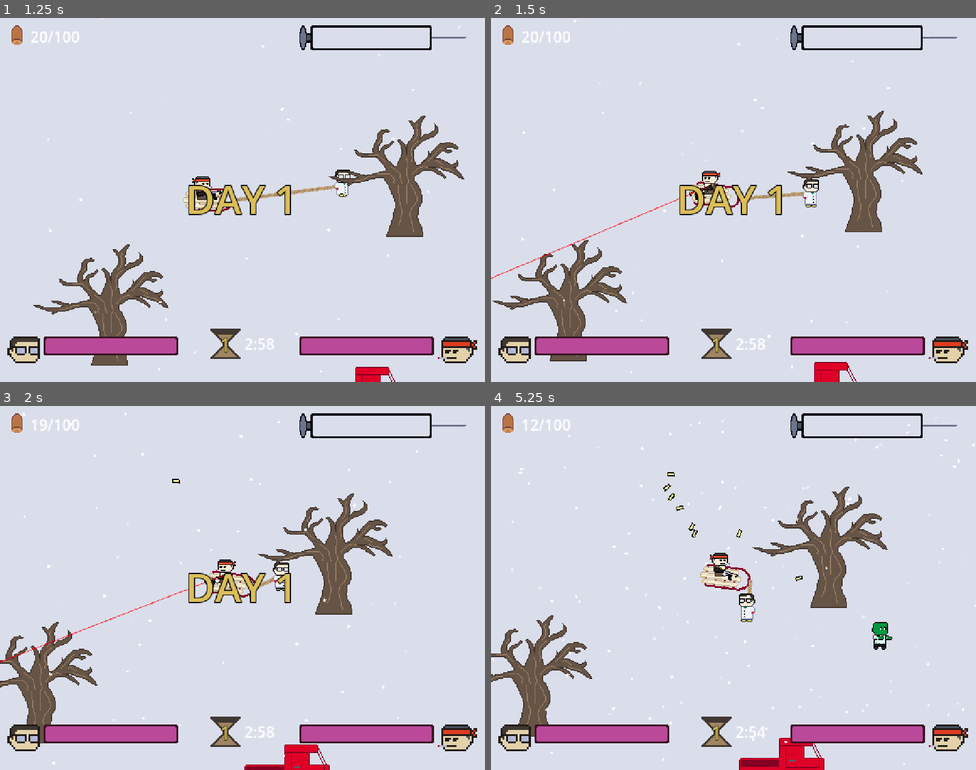
Above: before the commit, frames 1-4 (two rows, left to right).
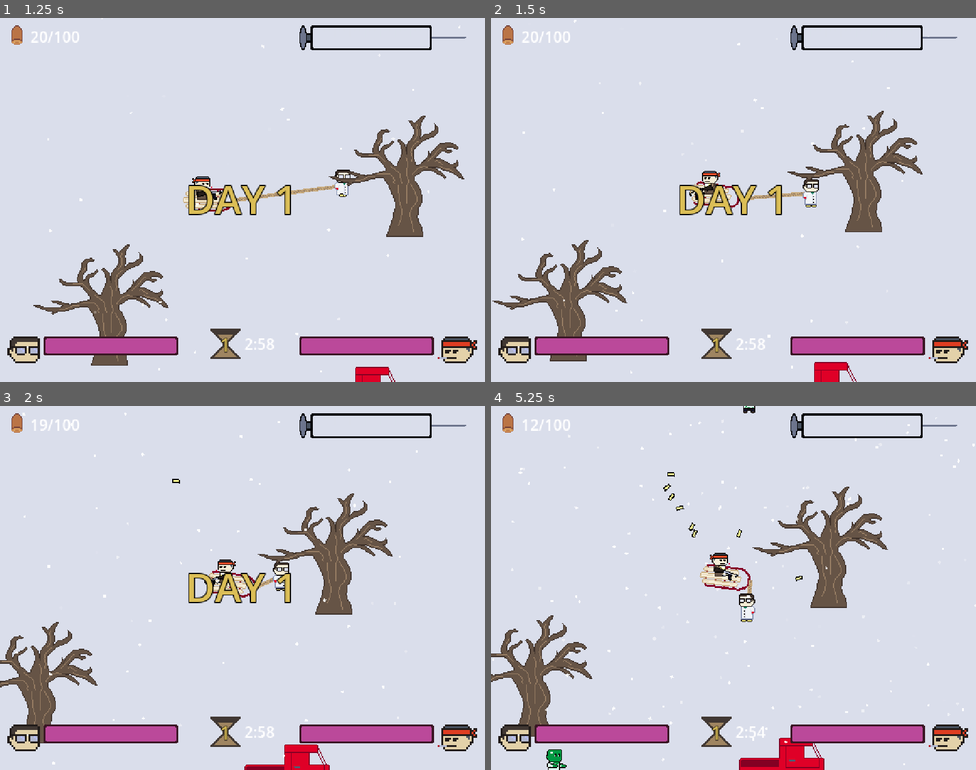
Above: after the commit, the same moments.

Repository: delano-vevo/antigenic-shift
Game: Godot game, scene res://Main.tscn
The game is run twice, just before and just after one commit, with the same random seed, the same clock (stepped at 60 frames per second) and the same inputs.
Inputs (mouse positions are in pixels of both pictures, inside the frame that each line leads up to):
- Up to frame 1 (1.25 s): tap Enter at 0.5 s; move the mouse to (349, 181) at 0.52 s; press the mouse at (349, 181) at 0.53 s; hold D (move_right) from 0.53 s (still down)
- Up to frame 2 (1.5 s): move the mouse to (636, 218) at 1.27 s; release D (move_right) at 1.28 s; release the mouse at (636, 218) at 1.28 s; hold S (move_down) from 1.28 s (still down); tap Space (shift_player) at 1.35 s
- Up to frame 3 (2 s): keep holding S (move_down); click (145, 606) at 1.55 s
- Up to frame 4 (5.25 s): move the mouse to (782, 507) at 2.02 s; release S (move_down) at 2.03 s; press the mouse at (782, 507) at 2.03 s; hold D (move_right) 2.03-2.78 s; move the mouse to (709, 660) at 2.77 s; release the mouse at (709, 660) at 2.78 s; hold W (move_up) 2.78-3.53 s; click (709, 660) at 2.85 s; move the mouse to (879, 642) at 3.52 s; press the mouse at (879, 642) at 3.53 s; hold A (move_left) 3.53-5.03 s; tap Space (shift_player) at 3.6 s; tap U (debug_1) at 4.15 s; move the mouse to (588, 533) at 4.27 s; release the mouse at (588, 533) at 4.28 s; click (588, 533) at 4.35 s; tap R (reload) at 4.9 s; move the mouse to (757, 588) at 5.02 s; press the mouse at (757, 588) at 5.03 s; hold S (move_down) from 5.03 s (still down)

Frame 1 is identical in both runs. In frame 2, 0.1% of the frame differs, in the area x 0-45%, y 46-72%; in frame 3, 0.1%; in frame 4, 0.4%, in the area x 11-83%, y 0-100%.
Error after the commit: Invalid call to function 'spawn_zombie' in base 'Node2D (zombie_spawner.gd)'. Expected 1 argument(s). (res://main.gd:50)

Commit message:
Implemented a janky ass spawner, will need work but for now it's doing the trick

Diff:
--- a/Entities/Player/Gunner/StateMachine/gunner_state_active.gd
+++ b/Entities/Player/Gunner/StateMachine/gunner_state_active.gd
@@ -4,7 +4,7 @@
 @export var reload_state: State
 
 func state_entered(parent: Entity) -> void:
-	parent.laser_line.visible = true
+	pass#parent.laser_line.visible = true
 
 func physics_process(delta: float, parent: Entity) -> State:
 	# Aim the gun with the mouse pointer
--- a/Entities/Player/Gunner/gunner.gd
+++ b/Entities/Player/Gunner/gunner.gd
@@ -44,7 +44,7 @@
 		this_shot.shoot(shoot_ray.duplicate(), shot_spread)
 		# Do the VFX
 		# Muzzle flash
-		muzzle_flash.frame = randi_range(0,muzzle_flash.hframes*muzzle_flash.vframes)
+		muzzle_flash.frame = randi_range(0,(muzzle_flash.hframes*muzzle_flash.vframes)-1)
 		muzzle_flash.visible = true
 		flash_timer.start()
 		# Bullet shell
--- /dev/null
+++ b/GameLogic/ZombieSpawnTimer.tscn
@@ -0,0 +1,9 @@
+[gd_scene format=3 uid="uid://k6vagyl5lmjf"]
+
+[ext_resource type="Script" uid="uid://bpumfigo3dpkx" path="res://GameLogic/zombie_spawn_timer.gd" id="1_mnnbv"]
+
+[node name="ZombieSpawnTimer" type="Timer" unique_id=2137874036]
+wait_time = 30.0
+script = ExtResource("1_mnnbv")
+
+[connection signal="timeout" from="." to="." method="_on_timeout"]
--- /dev/null
+++ b/GameLogic/ZombieSpawner.tscn
@@ -0,0 +1,30 @@
+[gd_scene format=3 uid="uid://d04iny2717r0y"]
+
+[ext_resource type="Script" uid="uid://bkkyd7v8lsegy" path="res://GameLogic/zombie_spawner.gd" id="1_0di6q"]
+[ext_resource type="PackedScene" uid="uid://ps8vlpkd231c" path="res://Entities/Enemies/ViralStrains/ViralStrain1.tscn" id="2_gndbw"]
+[ext_resource type="PackedScene" uid="uid://k6vagyl5lmjf" path="res://GameLogic/ZombieSpawnTimer.tscn" id="3_ogt6e"]
+
+[sub_resource type="CapsuleShape2D" id="CapsuleShape2D_ogt6e"]
+radius = 16.0
+height = 48.0
+
+[node name="ZombieSpawner" type="Node2D" unique_id=1447968247 node_paths=PackedStringArray("viral_strains", "spawn_checker")]
+script = ExtResource("1_0di6q")
+viral_strains = [NodePath("ViralStrain1")]
+spawn_checker = NodePath("ValidSpawnChecker")
+
+[node name="ViralStrain1" parent="." unique_id=1554667474 instance=ExtResource("2_gndbw")]
+
+[node name="ZombieSpawnTimer" parent="." unique_id=2137874036 node_paths=PackedStringArray("strain") instance=ExtResource("3_ogt6e")]
+wait_time = 5.0
+autostart = true
+strain = NodePath("../ViralStrain1")
+spawn_batch_size = 2
+
+[node name="ValidSpawnChecker" type="Area2D" parent="." unique_id=1667163827]
+collision_mask = 2
+
+[node name="CollisionShape2D" type="CollisionShape2D" parent="ValidSpawnChecker" unique_id=380592559]
+shape = SubResource("CapsuleShape2D_ogt6e")
+
+[connection signal="spawn_zombie" from="ZombieSpawnTimer" to="." method="_on_zombie_spawn_timer_spawn_zombie"]
--- /dev/null
+++ b/GameLogic/zombie_spawn_timer.gd
@@ -0,0 +1,15 @@
+extends Timer
+## Extend a basic Timer node to contain a pointer to a ViralStrain
+## and append this information to a custom signal to be used in ZombieSpawner
+## I hope you like spaghetti!
+
+## Signals
+signal spawn_zombie(viral_strain: ViralStrain, amount: int)
+
+## Gameplay variables
+@export var strain: ViralStrain ## The Strain this timer is linked to; exposed to the editor for testing
+@export var spawn_batch_size: int ## The amount of zombies to spawn at once when the timer fires
+
+## Propagate timeout signal into a custom spawn_zombie signal
+func _on_timeout() -> void:
+	spawn_zombie.emit(strain, spawn_batch_size)
--- /dev/null
+++ b/GameLogic/zombie_spawner.gd
@@ -0,0 +1,51 @@
+extends Node2D
+## Implements the logic for spawning zombies during the daytime portion of gameplay
+
+## Signals
+signal zombie_spawned(zombie: Enemy)
+
+## Resource loads
+@onready var viral_strain_tscn = preload("res://Entities/Enemies/ViralStrains/viral_strain.gd")
+@onready var spawn_timer_tscn = preload("res://GameLogic/ZombieSpawnTimer.tscn")
+
+## Editor variables
+## The ViralStrain nodes responsible for the various strains that will spawn zombies;
+## exposed to the editor so that some number of starting strains can be hard-coded
+@export var viral_strains: Array[ViralStrain]
+@export var spawn_checker: Area2D ## An Area2D that can be used to check the validity of a given spawn position by checking overlapping bodies
+
+## Spawns a zombie from a provided ViralStrain
+## Returns a reference to the spawned zombie
+func spawn_zombie(viral_strain: ViralStrain) -> Enemy:
+	var new_zombie = viral_strain.spawn_zombie()
+	zombie_spawned.emit(new_zombie)
+	return new_zombie
+
+## Spawns a zombie from a specific ViralStrain at a provided index
+## Default - will just spawn using the first Strain in the array
+## Useful for spawning from a randomized strain
+## Returns a reference to the spawned zombie
+func spawn_zombie_index(strain_idx: int = 0) -> Enemy:
+	var new_zombie = viral_strains[strain_idx].spawn_zombie()
+	zombie_spawned.emit(new_zombie)
+	return new_zombie
+
+## Combines two ViralStrains into a novel strain
+@warning_ignore("unused_parameter")
+func combine_strains(strain_a: ViralStrain, strain_b: ViralStrain) -> ViralStrain:
+	var strain = viral_strain_tscn.new()
+	add_child(strain)
+	return null
+
+## Adds a new ViralStrain into the manager
+func add_new_strain(viral_strain: ViralStrain) -> void:
+	viral_strains.append(viral_strain)
+	var new_timer: Timer = spawn_timer_tscn.instantiate()
+	new_timer.strain = viral_strain
+	add_child(new_timer)
+
+## Handles a spawn signal from a ZombieSpawnTimer node
+func _on_zombie_spawn_timer_spawn_zombie(viral_strain: ViralStrain, amount: int) -> void:
+	for i in range(amount):
+		var new_zombie = spawn_zombie(viral_strain)
+		zombie_spawned.emit(new_zombie)
--- a/Main.tscn
+++ b/Main.tscn
@@ -7,10 +7,10 @@
 [ext_resource type="PackedScene" uid="uid://sellsa1gwmv2" path="res://Entities/Player/Gunner/Gunner.tscn" id="5_fos0i"]
 [ext_resource type="PackedScene" uid="uid://cepa6r8alwr13" path="res://GUI/Gameplay/GameplayGUI.tscn" id="7_lgr22"]
 [ext_resource type="PackedScene" uid="uid://prhhivb3hdu0" path="res://Environment/SpookyTree/SpookyTree.tscn" id="8_03owx"]
-[ext_resource type="PackedScene" uid="uid://ps8vlpkd231c" path="res://Entities/Enemies/ViralStrains/ViralStrain1.tscn" id="8_trn2v"]
 [ext_resource type="PackedScene" uid="uid://dsfl2uebirp3w" path="res://Environment/Truck/Truck.tscn" id="9_03owx"]
 [ext_resource type="PackedScene" uid="uid://cidvq128oguok" path="res://GameLogic/DayNightController.tscn" id="10_wkp8b"]
 [ext_resource type="PackedScene" uid="uid://d1o1shsojx1q8" path="res://Environment/Buildings/Bunker.tscn" id="11_20pc6"]
+[ext_resource type="PackedScene" uid="uid://d04iny2717r0y" path="res://GameLogic/ZombieSpawner.tscn" id="12_5vvyt"]
 
 [sub_resource type="Environment" id="Environment_c55ln"]
 background_mode = 3
@@ -45,7 +45,7 @@
 scale_max = 3.0
 color_ramp = SubResource("GradientTexture1D_lgr22")
 
-[node name="Main" type="Node2D" unique_id=835620412 node_paths=PackedStringArray("player_controller", "gui_layer", "gameplay_gui", "snow_particles", "game_camera", "day_night_controller", "environment", "bunker", "viral_strains")]
+[node name="Main" type="Node2D" unique_id=835620412 node_paths=PackedStringArray("player_controller", "gui_layer", "gameplay_gui", "snow_particles", "game_camera", "day_night_controller", "environment", "bunker", "zombie_spawner", "viral_strains")]
 process_mode = 3
 y_sort_enabled = true
 script = ExtResource("1_glv2v")
@@ -57,7 +57,8 @@
 day_night_controller = NodePath("DayNightController")
 environment = NodePath("Environment")
 bunker = NodePath("Environment/Bunker")
-viral_strains = [NodePath("ViralStrains/ViralStrain1")]
+zombie_spawner = NodePath("ZombieSpawner")
+viral_strains = [null]
 
 [node name="WorldEnvironment" type="WorldEnvironment" parent="." unique_id=149940273]
 environment = SubResource("Environment_c55ln")
@@ -84,13 +85,74 @@
 lifetime = 5.0
 process_material = SubResource("ParticleProcessMaterial_lgr22")
 
+[node name="SpawnPositions" type="Node2D" parent="Camera2D" unique_id=618098899]
+
+[node name="SpawnPosition" type="Node2D" parent="Camera2D/SpawnPositions" unique_id=1133343540]
+position = Vector2(512, 0)
+
+[node name="SpawnPosition2" type="Node2D" parent="Camera2D/SpawnPositions" unique_id=267277062]
+position = Vector2(512, -64)
+
+[node name="SpawnPosition3" type="Node2D" parent="Camera2D/SpawnPositions" unique_id=1023984615]
+position = Vector2(512, -168)
+
+[node name="SpawnPosition4" type="Node2D" parent="Camera2D/SpawnPositions" unique_id=43504409]
+position = Vector2(512, -304)
+
+[node name="SpawnPosition5" type="Node2D" parent="Camera2D/SpawnPositions" unique_id=1031200647]
+position = Vector2(368, -384)
+
+[node name="SpawnPosition6" type="Node2D" parent="Camera2D/SpawnPositions" unique_id=942835327]
+position = Vector2(160, -384)
+
+[node name="SpawnPosition7" type="Node2D" parent="Camera2D/SpawnPositions" unique_id=433988904]
+position = Vector2(0, -384)
+
+[node name="SpawnPosition8" type="Node2D" parent="Camera2D/SpawnPositions" unique_id=766178292]
+position = Vector2(-216, -384)
+
+[node name="SpawnPosition9" type="Node2D" parent="Camera2D/SpawnPositions" unique_id=525928711]
+position = Vector2(-392, -384)
+
+[node name="SpawnPosition10" type="Node2D" parent="Camera2D/SpawnPositions" unique_id=1321116531]
+position = Vector2(-512, -312)
+
+[node name="SpawnPosition11" type="Node2D" parent="Camera2D/SpawnPositions" unique_id=2065179334]
+position = Vector2(-512, -144)
+
+[node name="SpawnPosition12" type="Node2D" parent="Camera2D/SpawnPositions" unique_id=1743252479]
+position = Vector2(-512, -48)
+
+[node name="SpawnPosition13" type="Node2D" parent="Camera2D/SpawnPositions" unique_id=97841435]
+position = Vector2(-512, 88)
+
+[node name="SpawnPosition14" type="Node2D" parent="Camera2D/SpawnPositions" unique_id=228910964]
+position = Vector2(-512, 232)
+
+[node name="SpawnPosition15" type="Node2D" parent="Camera2D/SpawnPositions" unique_id=2050837275]
+position = Vector2(-512, 336)
+
+[node name="SpawnPosition16" type="Node2D" parent="Camera2D/SpawnPositions" unique_id=1278126597]
+position = Vector2(-440, 384)
+
+[node name="SpawnPosition17" type="Node2D" parent="Camera2D/SpawnPositions" unique_id=1040085175]
+position = Vector2(-232, 384)
+
+[node name="SpawnPosition18" type="Node2D" parent="Camera2D/SpawnPositions" unique_id=319589506]
+position = Vector2(-48, 384)
+
+[node name="SpawnPosition19" type="Node2D" parent="Camera2D/SpawnPositions" unique_id=885448066]
+position = Vector2(104, 384)
+
+[node name="SpawnPosition20" type="Node2D" parent="Camera2D/SpawnPositions" unique_id=1198570973]
+position = Vector2(220, 384)
+
+[node name="SpawnPosition21" type="Node2D" parent="Camera2D/SpawnPositions" unique_id=1907033895]
+position = Vector2(380, 384)
+
 [node name="GUILayer" type="CanvasLayer" parent="." unique_id=359143252]
 
 [node name="GameplayGUI" parent="GUILayer" unique_id=1919894194 instance=ExtResource("7_lgr22")]
-
-[node name="ViralStrains" type="Node2D" parent="." unique_id=86944236]
-
-[node name="ViralStrain1" parent="ViralStrains" unique_id=1554667474 instance=ExtResource("8_trn2v")]
 
 [node name="Environment" type="Node2D" parent="." unique_id=1609840670]
 process_mode = 1
@@ -117,6 +179,8 @@
 [node name="Bunker" parent="Environment" unique_id=1987288439 instance=ExtResource("11_20pc6")]
 position = Vector2(280, -56)
 
+[node name="ZombieSpawner" parent="." unique_id=1447968247 instance=ExtResource("12_5vvyt")]
+
 [connection signal="countdown_begin" from="DayNightController" to="." method="_on_day_night_controller_countdown_begin"]
 [connection signal="game_over" from="DayNightController" to="." method="_on_game_over"]
 [connection signal="game_over" from="Environment/Scientist" to="." method="_on_game_over"]
@@ -126,3 +190,4 @@
 [connection signal="game_over" from="Environment/Sled/Gunner" to="." method="_on_game_over"]
 [connection signal="hp_get" from="Environment/Sled/Gunner" to="." method="_on_player_hp_get"]
 [connection signal="xp_get" from="Environment/Sled/Gunner" to="." method="_on_player_xp_get"]
+[connection signal="zombie_spawned" from="ZombieSpawner" to="." method="_on_zombie_spawner_zombie_spawned"]
--- a/main.gd
+++ b/main.gd
@@ -2,7 +2,6 @@
 ## The main game controller, responsible for the synthesis and handling of the game systems
 
 ## Resource loads
-@onready var viral_strain = preload("res://Entities/Enemies/ViralStrains/viral_strain.gd")
 @onready var day_end_gui_tscn: PackedScene = preload("res://GUI/DayEnd/DayEndGUI.tscn")
 @onready var game_over_gui_tscn: PackedScene = preload("res://GUI/GameOver/GameOverGUI.tscn")
 
@@ -15,6 +14,7 @@
 @export var day_night_controller: Node2D ## The controller for the day/night cycle
 @export var environment: Node2D ## The Node that contains all of the environment objects in the main game loop (incl. the players)
 @export var bunker: EnvironmentObject ## The Bunker the player returns to at the end of the day
+@export var zombie_spawner: Node2D ## The Node responsible for handling zombie spawning logic
 
 ## Gameplay variables
 @export var viral_strains: Array[ViralStrain]
@@ -39,7 +39,7 @@
 	start_next_day()
 
 ## Game loop
-func _process(delta: float) -> void:
+func _process(_delta: float) -> void:
 	# Invoke the camera controller
 	camera_control()
 	# Update the countdown timer
@@ -47,7 +47,8 @@
 	# Parse debug inputs
 	# Spawn zombies at the mouse cursor for testing
 	if (Input.is_action_just_pressed("debug_1")):
-		var nz = spawn_zombie()
+		var nz = zombie_spawner.spawn_zombie()
+		environment.add_child(nz)
 		nz.global_position = get_global_mouse_position()
 	# Add some XP to the player for testing
 	if (Input.is_action_just_pressed("debug_2")):
@@ -177,19 +178,6 @@
 	gameplay_gui.ammo_counter.set_ammo_clip(player_controller.gunner.clip_current)
 	gameplay_gui.ammo_counter.set_ammo_total(player_controller.gunner.bullets)
 
-## Spawns a zombie from a specific ViralStrain at a provided index
-## Default - will just spawn using the first Strain in the array
-func spawn_zombie(strain_idx: int = 0) -> Enemy:
-	var new_zombie = viral_strains[strain_idx].spawn_zombie()
-	environment.add_child(new_zombie) # Add to environment layer for YSort
-	return new_zombie
-
-## Combines two ViralStrains into a novel strain
-func combine_strains(strain_a: ViralStrain, strain_b: ViralStrain) -> ViralStrain:
-	var strain = viral_strain.new()
-	add_child(strain)
-	return null
-
 ## Update the ammo counter GUI on ammo_changed signal from the Gunner player character
 func _on_gunner_ammo_changed() -> void:
 	update_ammo_counter()
@@ -219,3 +207,47 @@
 ## Start the countdown in the GUI when signaled from the day/night controller
 func _on_day_night_controller_countdown_begin() -> void:
 	gameplay_gui.start_countdown(day_night_controller.day_countdown_timer)
+
+## Grab a new zombie from a zombie_spawner signal and add it to the game
+## Zombies will be spawned just outside the bounds of the game camera to keep the player surrounded
+func _on_zombie_spawner_zombie_spawned(zombie: Enemy) -> void:
+	print("Spawning a zombie!")
+	var viewport_rect = get_viewport().get_visible_rect().size
+	var valid_spawn: bool = false
+	var spawn_pos: Vector2
+	var num_attempts: int = 0
+	# Nest this in a while loop to retry randomizing position if an invalid spawn
+	# (e.g. trying to spawn a zombie inside of a wall) is detected
+	while (!valid_spawn):
+		var which_dir: int = randi_range(0, 3)
+		match which_dir:
+			# TODO: account for camera offset here!!!
+			0: # Right
+				var spawn_x = game_camera.global_position.x + (viewport_rect.x/2)
+				var spawn_y = game_camera.global_position.y + randf_range(-viewport_rect.y/2, viewport_rect.y/2)
+				spawn_pos = Vector2(spawn_x, spawn_y)
+			1: # Left
+				var spawn_x = game_camera.global_position.x - (viewport_rect.x/2)
+				var spawn_y = game_camera.global_position.y + randf_range(-viewport_rect.y/2, viewport_rect.y/2)
+				spawn_pos = Vector2(spawn_x, spawn_y)
+			2: # Up
+				var spawn_x = game_camera.global_position.x + randf_range(-viewport_rect.x/2, viewport_rect.x/2)
+				var spawn_y = game_camera.global_position.y - (viewport_rect.y/2)
+				spawn_pos = Vector2(spawn_x, spawn_y)
+			3: # Down
+				var spawn_x = game_camera.global_position.x + randf_range(-viewport_rect.x/2, viewport_rect.x/2)
+				var spawn_y = game_camera.global_position.y + (viewport_rect.y/2)
+				spawn_pos = Vector2(spawn_x, spawn_y)
+		# Check the validity of the position by trying collisions with the zombie_spawner spawn_checker area2D
+		zombie_spawner.spawn_checker.global_position = spawn_pos
+		if (zombie_spawner.spawn_checker.get_overlapping_bodies().size() == 0):
+			valid_spawn = true
+		else:
+			num_attempts += 1
+		# Increment the attempts counter and throw a warning if threshold has been crossed
+		if (num_attempts > 100):
+			print("Couldn't spawn a zombie! Something's wrong with the loop!")
+			valid_spawn = true
+	# Pass the zombie into the environment to join the fray
+	zombie.global_position = spawn_pos
+	environment.add_child(zombie)
Not shown, added: GameLogic/zombie_spawn_timer.gd.uid
Not shown, added: GameLogic/zombie_spawner.gd.uid
